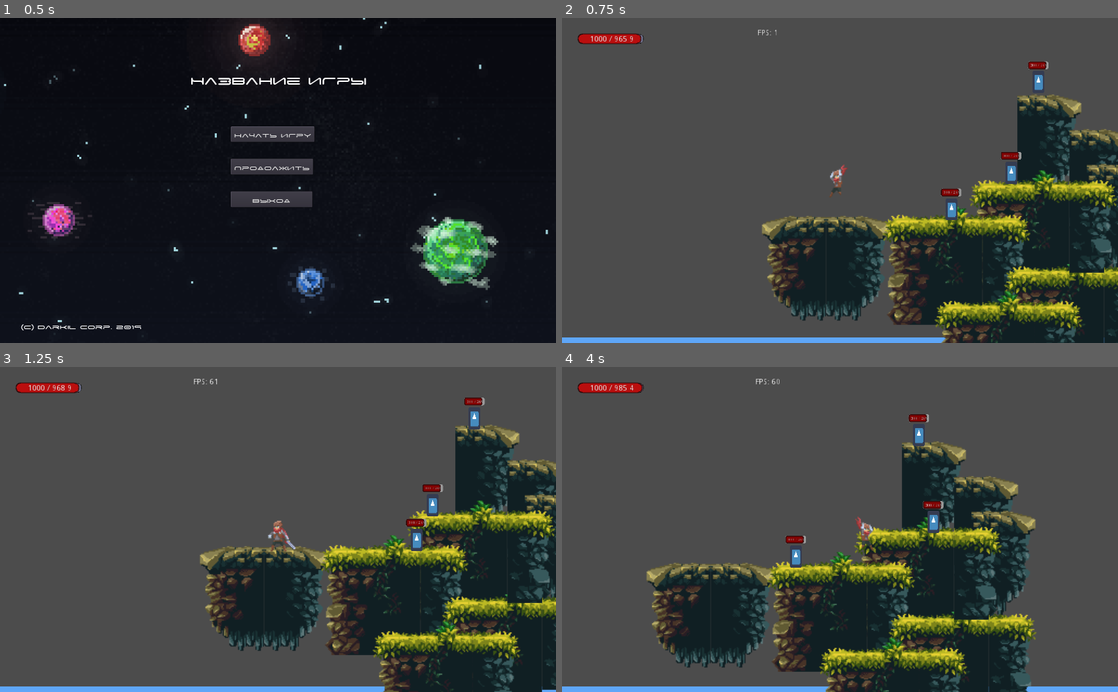
Above: before the commit, frames 1-4 (two rows, left to right).
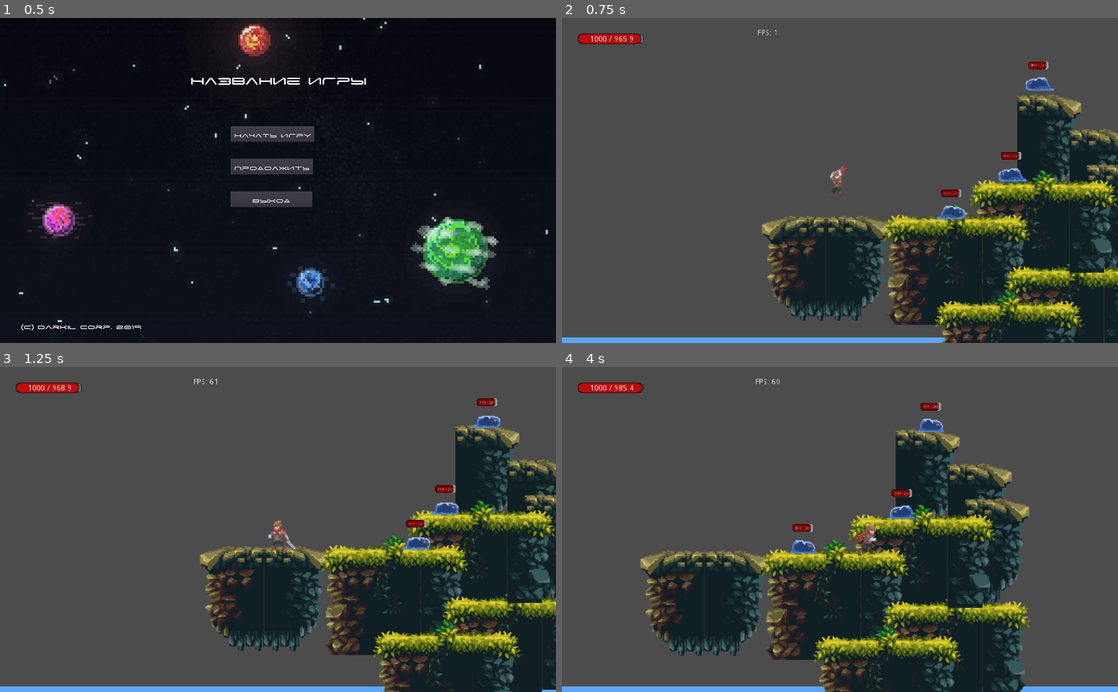
Above: after the commit, the same moments.

Repository: Burd88/-platformgame
Game: Godot game, scene res://main/main.tscn
Two runs of this game, one before a commit and one after it. Both use one fixed random seed, a clock stepped at 60 frames per second and the inputs below. The engine's default icon, where the game draws it, is replaced by a stand-in: a white triangle on a blue panel in a dark square.
Inputs:
- Up to frame 1 (0.5 s): no input
- Up to frame 2 (0.75 s): click "Начать Игру" at 0.5 s
- Up to frame 3 (1.25 s): no input
- Up to frame 4 (4 s): hold D (ui_right) 1.28-2.78 s; tap W (ui_up) at 1.52, 2.27, 3.77 s; hold A (ui_left) 2.78-3.53 s; hold D (ui_right) from 3.53 s (still down)

Frame 1 is identical in both runs. In frame 2, 0.6% of the frame differs, in the area x 67-89%, y 17-63%; in frame 3, 1.0%; in frame 4, 20%, in the area x 14-86%, y 10-100%.

Commit message:
add animation enemy

Diff:
--- a/Enemy/Enemy.gd
+++ b/Enemy/Enemy.gd
@@ -61,8 +61,7 @@
 
 func _damage():
 	if health_now <= 0:
-		GLOBAL.player_dead()
-		queue_free()
+		$sprite.animation = "die"
 	pass
 		# Графический интерфейс игрока
 func _check_place():
@@ -71,6 +70,15 @@
 		if $RayCast2D.is_colliding() == false:
 			direction.x =direction.x*(-1)
 			$RayCast2D.position.x = $RayCast2D.position.x*(-1)
+			if $sprite.flip_h == false:
+				$sprite.flip_h = true
+			else:
+				$sprite.flip_h = false
 			pass
 	else:
 		pass
+
+func _on_AnimatedSprite_animation_finished():
+	if $sprite.animation == 'die':
+		queue_free()
+	pass # Replace with function body.
--- a/Enemy/Enemy.tscn
+++ b/Enemy/Enemy.tscn
@@ -1,10 +1,59 @@
-[gd_scene load_steps=6 format=2]
+[gd_scene load_steps=27 format=2]
 
 [ext_resource path="res://Enemy/Enemy.gd" type="Script" id=1]
-[ext_resource path="res://icon.png" type="Texture" id=2]
+[ext_resource path="res://Enemy/Individual Sprites/slime-idle-0.png" type="Texture" id=2]
+[ext_resource path="res://Enemy/Individual Sprites/slime-idle-1.png" type="Texture" id=3]
+[ext_resource path="res://Enemy/Individual Sprites/slime-idle-2.png" type="Texture" id=4]
+[ext_resource path="res://Enemy/Individual Sprites/slime-idle-3.png" type="Texture" id=5]
+[ext_resource path="res://Enemy/Individual Sprites/slime-attack-0.png" type="Texture" id=6]
+[ext_resource path="res://Enemy/Individual Sprites/slime-attack-1.png" type="Texture" id=7]
+[ext_resource path="res://Enemy/Individual Sprites/slime-attack-2.png" type="Texture" id=8]
+[ext_resource path="res://Enemy/Individual Sprites/slime-attack-3.png" type="Texture" id=9]
+[ext_resource path="res://Enemy/Individual Sprites/slime-attack-4.png" type="Texture" id=10]
+[ext_resource path="res://Enemy/Individual Sprites/slime-die-0.png" type="Texture" id=11]
+[ext_resource path="res://Enemy/Individual Sprites/slime-die-1.png" type="Texture" id=12]
+[ext_resource path="res://Enemy/Individual Sprites/slime-die-2.png" type="Texture" id=13]
+[ext_resource path="res://Enemy/Individual Sprites/slime-die-3.png" type="Texture" id=14]
+[ext_resource path="res://Enemy/Individual Sprites/slime-move-0.png" type="Texture" id=15]
+[ext_resource path="res://Enemy/Individual Sprites/slime-move-1.png" type="Texture" id=16]
+[ext_resource path="res://Enemy/Individual Sprites/slime-move-2.png" type="Texture" id=17]
+[ext_resource path="res://Enemy/Individual Sprites/slime-move-3.png" type="Texture" id=18]
+[ext_resource path="res://Enemy/Individual Sprites/slime-hurt-0.png" type="Texture" id=19]
+[ext_resource path="res://Enemy/Individual Sprites/slime-hurt-1.png" type="Texture" id=20]
+[ext_resource path="res://Enemy/Individual Sprites/slime-hurt-2.png" type="Texture" id=21]
+[ext_resource path="res://Enemy/Individual Sprites/slime-hurt-3.png" type="Texture" id=22]
 
-[sub_resource type="RectangleShape2D" id=1]
-extents = Vector2( 12.9011, 21.6886 )
+[sub_resource type="SpriteFrames" id=5]
+animations = [ {
+"frames": [ ExtResource( 2 ), ExtResource( 3 ), ExtResource( 4 ), ExtResource( 5 ) ],
+"loop": true,
+"name": "idle",
+"speed": 5.0
+}, {
+"frames": [ ExtResource( 6 ), ExtResource( 7 ), ExtResource( 8 ), ExtResource( 9 ), ExtResource( 10 ) ],
+"loop": true,
+"name": "attack",
+"speed": 5.0
+}, {
+"frames": [ ExtResource( 11 ), ExtResource( 12 ), ExtResource( 13 ), ExtResource( 14 ) ],
+"loop": true,
+"name": "die",
+"speed": 5.0
+}, {
+"frames": [ ExtResource( 15 ), ExtResource( 16 ), ExtResource( 17 ), ExtResource( 18 ) ],
+"loop": true,
+"name": "move",
+"speed": 5.0
+}, {
+"frames": [ ExtResource( 19 ), ExtResource( 20 ), ExtResource( 21 ), ExtResource( 22 ) ],
+"loop": true,
+"name": "hurt",
+"speed": 5.0
+} ]
+
+[sub_resource type="CapsuleShape2D" id=4]
+radius = 14.052
+height = 13.9188
 
 [sub_resource type="StyleBoxFlat" id=2]
 bg_color = Color( 0.521569, 0.0117647, 0.0117647, 1 )
@@ -28,13 +77,17 @@
 scale = Vector2( 0.5, 0.5 )
 script = ExtResource( 1 )
 
-[node name="Sprite" type="Sprite" parent="."]
-position = Vector2( -0.231647, 4.76837e-007 )
-scale = Vector2( 0.341259, 0.638054 )
-texture = ExtResource( 2 )
+[node name="sprite" type="AnimatedSprite" parent="."]
+position = Vector2( 0.270546, -6.22268 )
+scale = Vector2( 2, 2 )
+frames = SubResource( 5 )
+animation = "move"
+playing = true
 
 [node name="CollisionShape2D" type="CollisionShape2D" parent="."]
-shape = SubResource( 1 )
+position = Vector2( -0.5411, 6.22268 )
+rotation = 1.5708
+shape = SubResource( 4 )
 
 [node name="healthbar" type="ProgressBar" parent="."]
 margin_left = -19.0
@@ -57,5 +110,6 @@
 valign = 1
 
 [node name="RayCast2D" type="RayCast2D" parent="."]
-position = Vector2( -16, 0 )
+position = Vector2( -28, 0 )
 enabled = true
+[connection signal="animation_finished" from="sprite" to="." method="_on_AnimatedSprite_animation_finished"]
--- a/player/Player.tscn
+++ b/player/Player.tscn
@@ -201,7 +201,7 @@
 pause_mode = 2
 frames = SubResource( 1 )
 animation = "attack1"
-frame = 3
+frame = 2
 speed_scale = 2.0
 playing = true
 flip_h = true
Binary file added: Enemy/Individual Sprites/slime-attack-0.png
Not shown, added: Enemy/Individual Sprites/slime-attack-0.png.import
Binary file added: Enemy/Individual Sprites/slime-attack-1.png
Not shown, added: Enemy/Individual Sprites/slime-attack-1.png.import
Binary file added: Enemy/Individual Sprites/slime-attack-2.png
Not shown, added: Enemy/Individual Sprites/slime-attack-2.png.import
Binary file added: Enemy/Individual Sprites/slime-attack-3.png
Not shown, added: Enemy/Individual Sprites/slime-attack-3.png.import
Binary file added: Enemy/Individual Sprites/slime-attack-4.png
Not shown, added: Enemy/Individual Sprites/slime-attack-4.png.import
Binary file added: Enemy/Individual Sprites/slime-die-0.png
Not shown, added: Enemy/Individual Sprites/slime-die-0.png.import
(and 30 more such lines)
